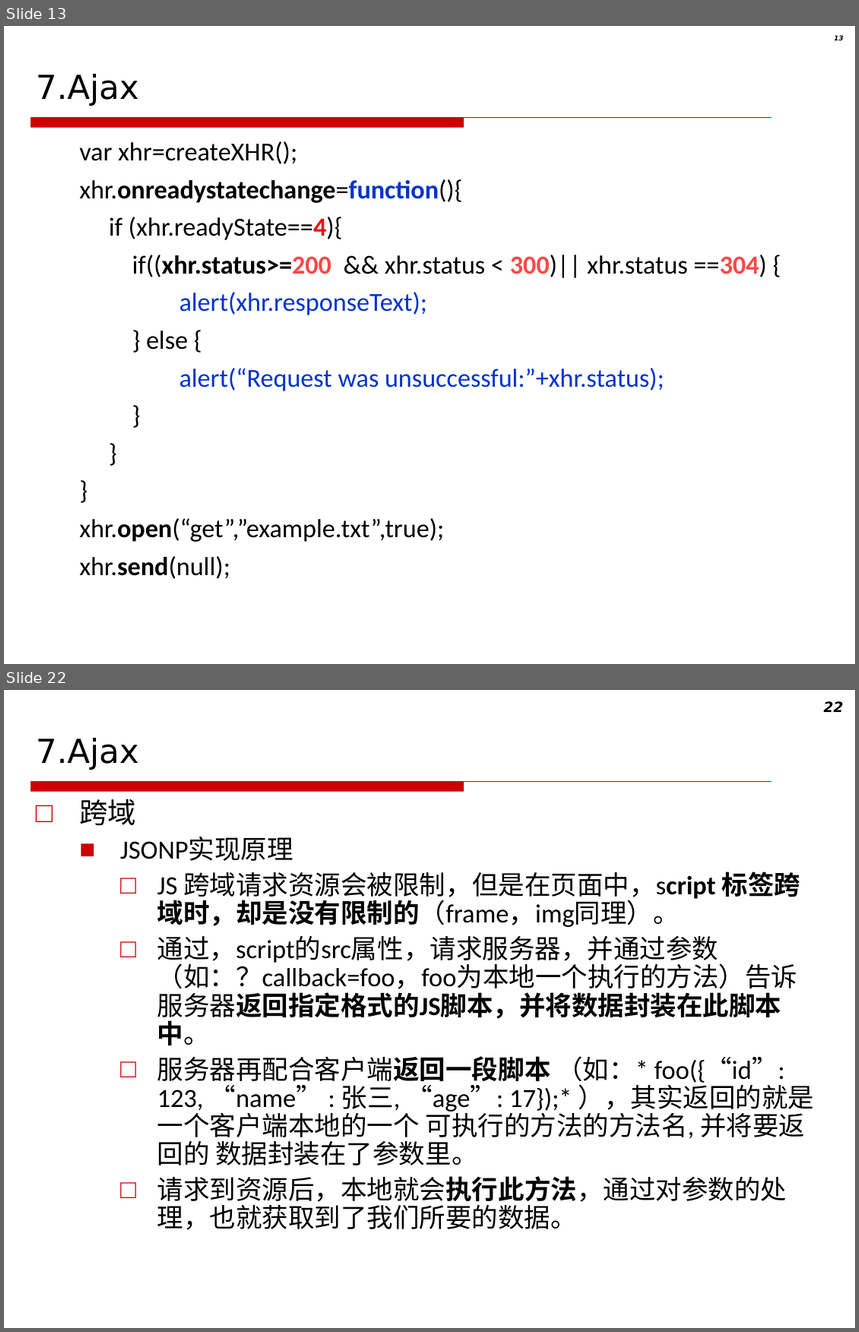
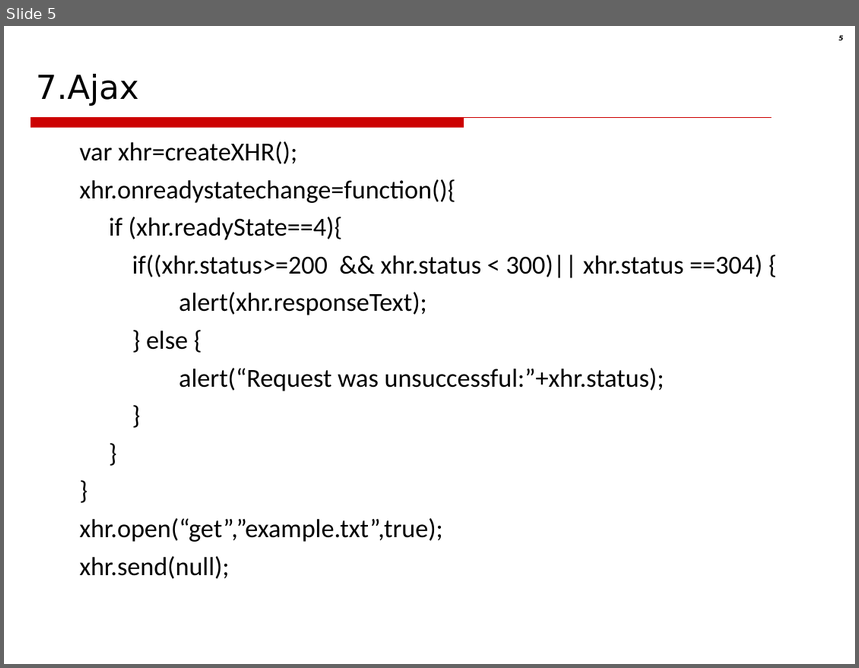
Before and after one commit to akikohaku/CSU-PPT, a slide deck: Web技术-2021/07.Ajax.ppt. Shown one above the other, each under a label of ours: slides 13 and 22 before the commit, slide 5 after it; the slides between them are not shown. The pictures are 859x1332 and 859x668 pixels, drawn with LibreOffice and Linux fonts; fonts in the diff are those of the drawing; background and template pictures are left out. Boxes give left, top, right and bottom in pixels: in the first picture for what was removed or moved away, otherwise in the second. Text is boxed around its words. In the diff, an @@ line names an element or a change of style, - is before the commit and + after.

```diff
--- a/Web技术-2021/07.Ajax.ppt
+++ b/Web技术-2021/07.Ajax.ppt
@@ slide 22 removed at <box>4,690,855,1328</box>, background picture (left out); not listed: 1 template element that a slide beside it also shows @@
@@ page number removed at <box>824,701,844,712</box> @@
-22
@@ title removed at <box>36,738,139,770</box> @@
-7.Ajax
@@ text removed at <box>79,799,815,1230</box> @@
-□ 跨域
-  ■ JSONP实现原理
-    □ JS 跨域请求资源会被限制，但是在页面中，script 标签跨域时，却是没有限制的（frame，img同理）。
-    □ 通过，script的src属性，请求服务器，并通过参数（如：？callback=foo，foo为本地一个执行的方法）告诉服务器返回指定格式的JS脚本，并将数据封装在此脚本中。
-    □ 服务器再配合客户端返回一段脚本 （如：* foo({“id”: 123, “name” : 张三, “age”: 17});* ），其实返回的就是 一个客户端本地的一个 可执行的方法的方法名, 并将要返回的 数据封装在了参数里。
-    □ 请求到资源后，本地就会执行此方法，通过对参数的处理，也就获取到了我们所要的数据。
@@ what was slide 13 is now slide 5 @@
@@ slide 5 changed as well @@
@@ page number at <box>839,36,844,40</box>: text changed @@
-13
+5
@@ text at <box>79,180,762,579</box>: text colour #0033CC to #000000 in "xhr.onreadystatechange=function(){", "alert(xhr.responseText);", "alert(“Request was unsuccessful:”+xhr.status);"; bold off in "xhr.onreadystatechange=function(){", "(xhr.readyState==4){", "if((xhr.status>=200 300)|| ==304)", "xhr.open(“get”,”example.txt”,true);" and 1 more places; text colour #FF0000 to #000000 in "(xhr.readyState==4){"; text colour #FF4747 to #000000 in "if((xhr.status>=200 300)|| ==304)" @@
```
Also in this commit, not shown: 4 other slides changed, 1 slide added, 23 other slides removed, 19 other files.
